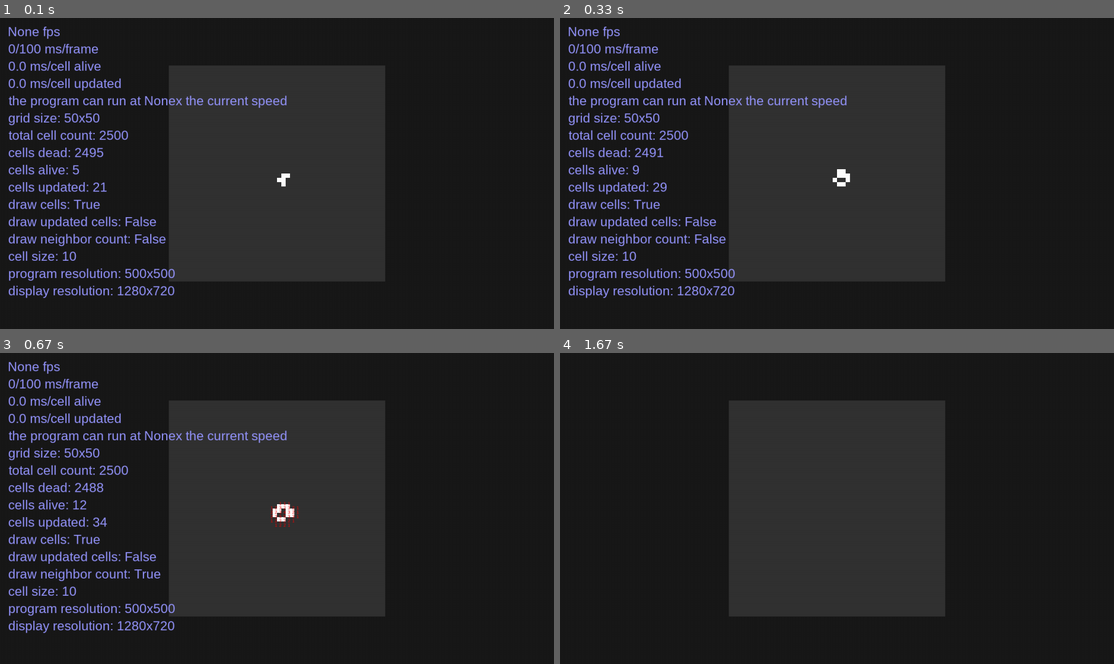
Above: before the commit, frames 1-4 (two rows, left to right).
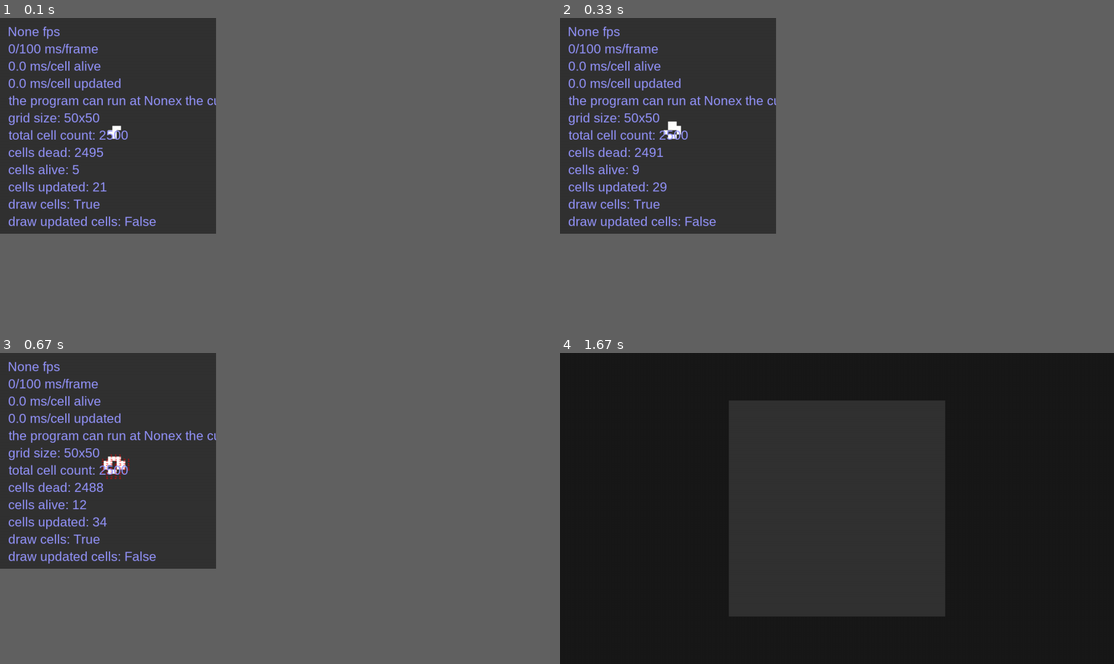
Above: after the commit, the same moments.

Repository: MyNameIsTrez/Game-of-Python
Game: pygame game, started from main.py
Same seed, same stepped clock (60 frames per second), same inputs: the game is played once before the commit and once after it.
Inputs:
- Up to frame 1 (0.1 s): no input
- Up to frame 2 (0.33 s): no input
- Up to frame 3 (0.67 s): tap 4 at 0.33 s
- Up to frame 4 (1.67 s): tap 3 at 0.67 s; tap F at 1.07 s; tap 5 at 1.47 s
In frame 1 the window is 900x506 before the commit and 351x351 after it. Grey fills any space a smaller window leaves; there, only what the larger window draws over its background counts as a difference.

The runs differ from the first frame. In frame 1, 36% of the frame differs, in the area x 0-70%, y 0-91%; in frame 2, 36%; in frame 3, 36%; in frame 4, nothing differs.

Commit message:
Removed the 'offset' variables from graph.py and grid.py. They can access it with self.artist.offset.

Diff:
--- a/artist.py
+++ b/artist.py
@@ -12,6 +12,12 @@
 		self.font_color = (255, 50, 50)
 		self.outer_background_color = ((25, 25, 25))
 		self.inner_background_color = (50, 50, 50)
+		self.offset = None  # this is just for documentation purposes
+
+	def rect(self, color, x, y, width, height, thickness):
+		pygame.draw.rect(
+			self.screen, color, (x, y, width, height), thickness
+		)
 
 	def fill_screen(self):
 		# draw the outer background color
@@ -27,11 +33,6 @@
 
 		self.rect(color, x, y, width, height, thickness)
 
-	def rect(self, color, x, y, width, height, thickness):
-		pygame.draw.rect(
-			self.screen, color, (x, y, width, height), thickness
-		)
-
 	def text(self, x, y, text, color, font):
 		if font == "neighbor":
 			font = self.font_neighbor
--- a/grid.py
+++ b/grid.py
@@ -210,8 +210,8 @@
 	def draw_cells(self):
 		for cell in self.cells_list:
 			color = (255, 255, 255)
-			x = self.offset[0] + cell[0] * self.cell_size
-			y = self.offset[1] + cell[1] * self.cell_size
+			x = self.artist.offset[0] + cell[0] * self.cell_size
+			y = self.artist.offset[1] + cell[1] * self.cell_size
 			width = self.cell_size
 			height = self.cell_size
 			thickness = 0
@@ -220,8 +220,8 @@
 
 	def draw_neighbor_count_list(self):
 		for cell in self.neighbor_count_list:
-			x = self.offset[0] + cell[0] * self.cell_size + 0.5 * self.cell_size
-			y = self.offset[1] + cell[1] * self.cell_size + 0.5 * self.cell_size
+			x = self.artist.offset[0] + cell[0] * self.cell_size + 0.5 * self.cell_size
+			y = self.artist.offset[1] + cell[1] * self.cell_size + 0.5 * self.cell_size
 			neighbors = cell[2]
 			text = str(neighbors)
 			color = self.neighbor_count_color
@@ -231,8 +231,8 @@
 	def draw_updated_cells(self):
 		for cell in self.update_list:
 			color = (255, 0, 0)
-			x = self.offset[0] + cell[0] * self.cell_size
-			y = self.offset[1] + cell[1] * self.cell_size
+			x = self.artist.offset[0] + cell[0] * self.cell_size
+			y = self.artist.offset[1] + cell[1] * self.cell_size
 			width = self.cell_size
 			height = self.cell_size
 			thickness = 0
--- a/main.py
+++ b/main.py
@@ -43,7 +43,7 @@
 	update_interval = 0.1
 	starter_cells_blueprint = 1  # 1 = r_pentomino, 2 = glider
 	random_starter_cells = False  # WARNING: VERY LAGGY
-	fullscreen_bool = True
+	fullscreen_bool = False
 	draw_debug_info_bool = True
 	draw_cells_bool = True
 	draw_updated_cells_bool = False
@@ -71,15 +71,11 @@
 
 	artist.offset_fullscreen = (
             (display_w - size[0]) / 2, (display_h - size[1]) / 2)
-	artist.offset = artist.offset_fullscreen if fullscreen_bool else 0
+	artist.offset = artist.offset_fullscreen if fullscreen_bool else (0, 0)
 
 	grid = Grid(cols, rows, cell_size, neighbor_count_color,
              starter_cells_blueprint, random_starter_cells, artist, screen)
 
-	grid.offset_fullscreen = (
-		(display_w - size[0]) / 2, (display_h - size[1]) / 2)
-	grid.offset = grid.offset_fullscreen if fullscreen_bool else 0
-
 	grid.set_starter_cells_list()
 
 	grid.create_update_list()
@@ -94,9 +90,6 @@
 		grid.draw_updated_cells()
 
 	graph = Graph(screen, width, height, artist)
-	graph.offset_fullscreen = (
-		(display_w - size[0]) / 2, (display_h - size[1]) / 2)
-	graph.offset = graph.offset_fullscreen if fullscreen_bool else 0
 
 	return (screen, grid, update_interval, draw_debug_info_bool, draw_neighbor_count_list_bool,
          size, draw_cells_bool, draw_updated_cells_bool, display_w, display_h, graph, artist)
@@ -276,14 +269,10 @@
 			if keys[pygame.K_f]:
 				if screen.get_flags() & pygame.FULLSCREEN:
 					artist.offset = (0, 0)
-					grid.offset = (0, 0)
-					graph.offset = (0, 0)
 
 					pygame.display.set_mode(size)
 				else:
 					artist.offset = artist.offset_fullscreen
-					grid.offset = grid.offset_fullscreen
-					graph.offset = graph.offset_fullscreen
 
 					# we first resize the window to the size it'd be in fullscreen, then we fullscreen
 					pygame.display.set_mode((display_w, display_h))
